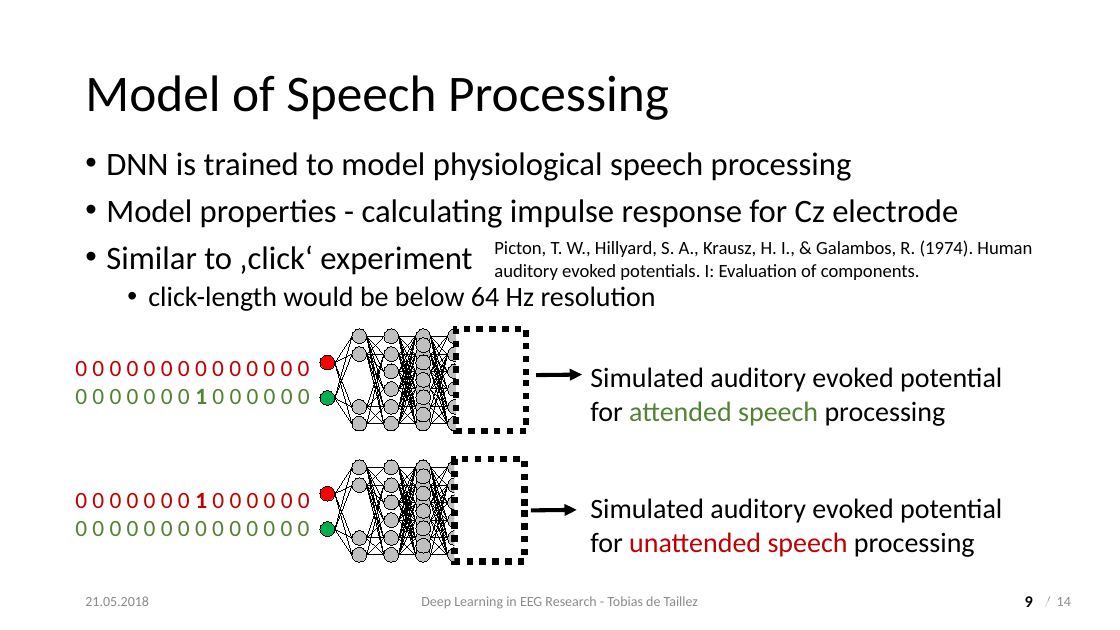
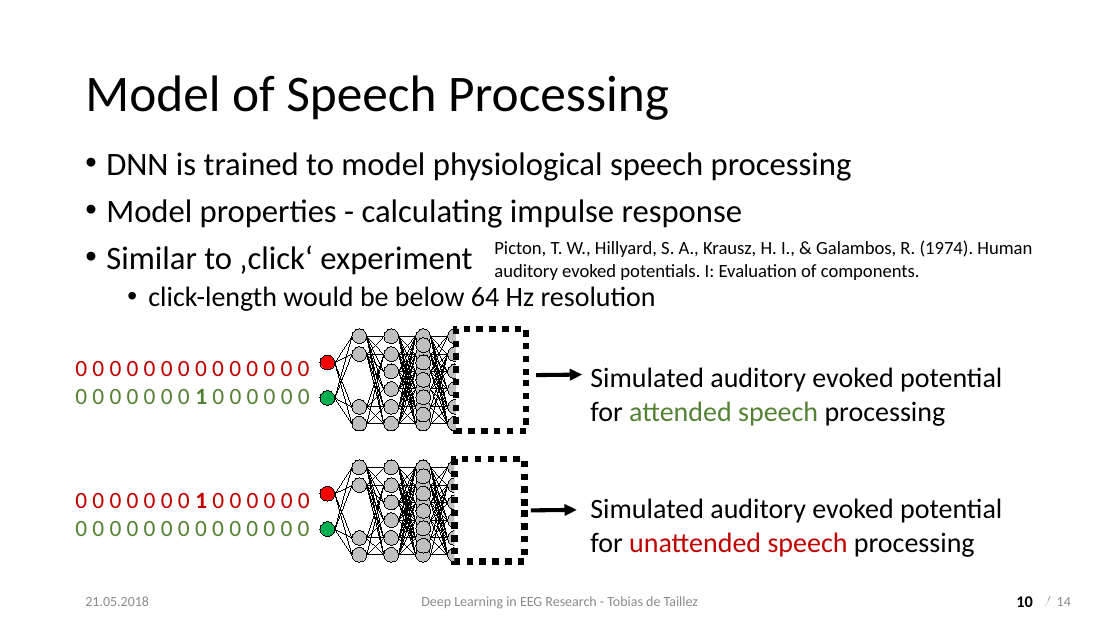
Before and after one commit to tdetaillez/simulate_EEG_from_speech_envelope, a slide deck: slide 10 of Tobias_de_Taillez_EEG_with_DNN.pptx (slide 9 before the commit). Drawn at 1120x630 pixels with LibreOffice and Linux fonts; fonts in the diff are those of the drawing; background and template pictures are left out. Boxes give left, top, right and bottom in pixels: in the first picture for what was removed or moved away, otherwise in the second. Text is boxed around its words. In the diff, an @@ line names an element or a change of style, - is before the commit and + after.

```diff
--- a/Tobias_de_Taillez_EEG_with_DNN.pptx
+++ b/Tobias_de_Taillez_EEG_with_DNN.pptx
@@ text at (106, 199, 742, 228): text changed @@
-• Model properties - calculating impulse response for Cz electrode
+• Model properties - calculating impulse response
@@ page number at (1016, 596, 1033, 607): text changed @@
-9
+10
```
Also in this commit, not shown: 4 other slides changed, 2 slides added.
